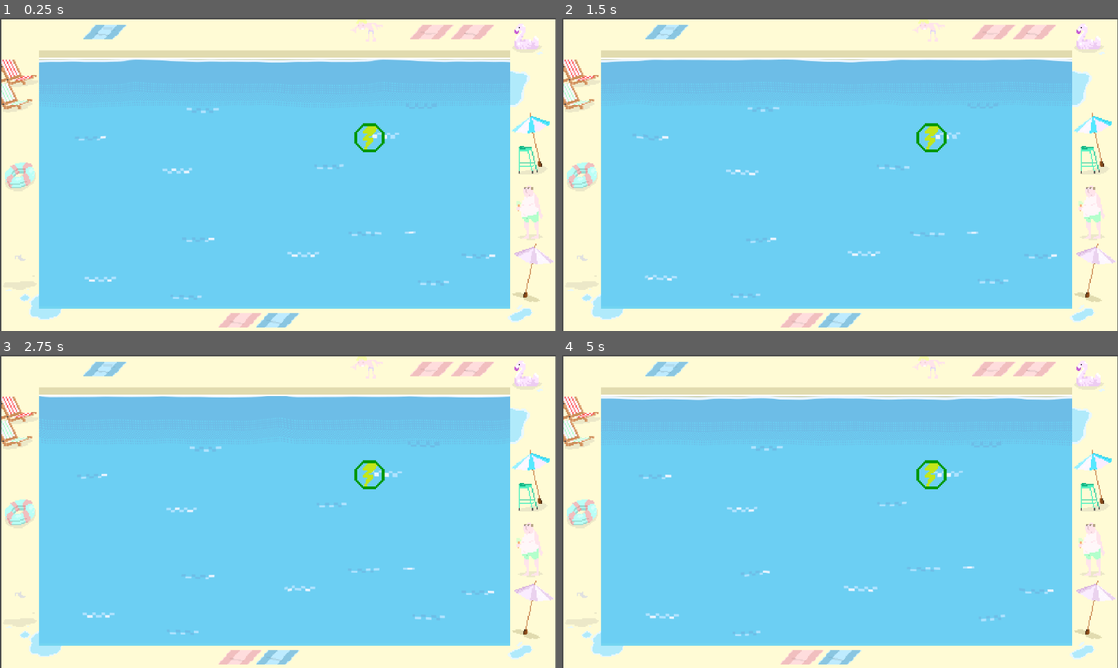
Above: before the commit, frames 1-4 (two rows, left to right).
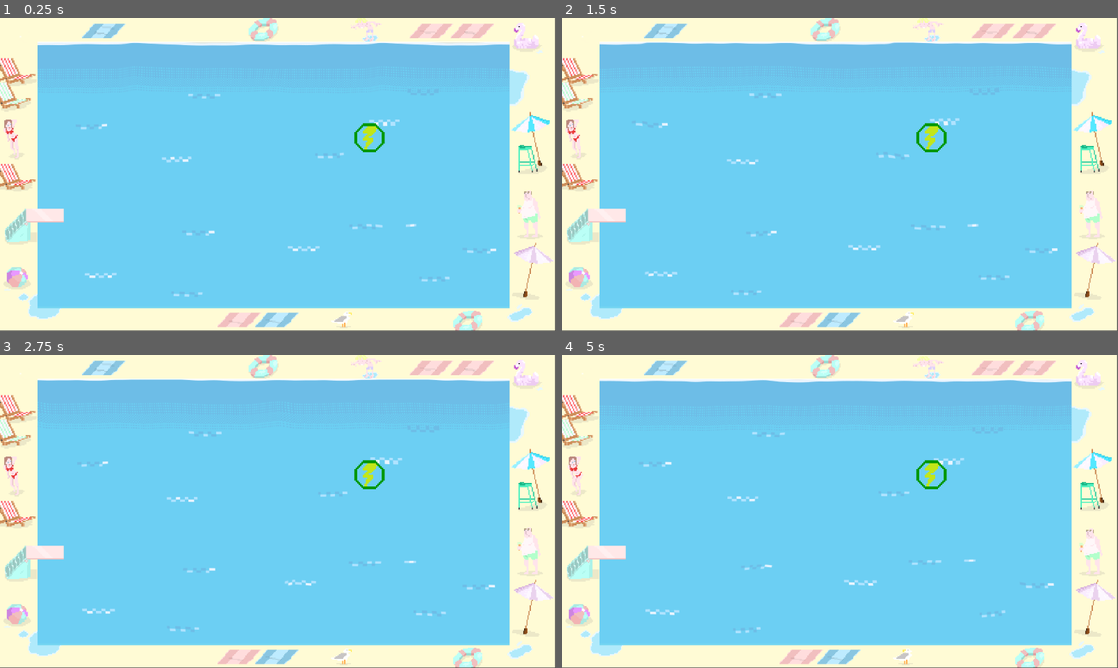
Above: after the commit, the same moments.

Repository: Woktopus/bubble
Game: Godot game, scene res://scenes/main/main.tscn
Same seed, same stepped clock (60 frames per second), same inputs: the game is played once before the commit and once after it.
Inputs:
- Up to frame 1 (0.25 s): no input
- Up to frame 2 (1.5 s): hold E (player_fire_right) 0.53-1.28 s; hold S (player_down) from 1.28 s (still down)
- Up to frame 3 (2.75 s): release S (player_down) at 2.03 s; hold E (player_fire_right) from 2.03 s (still down)
- Up to frame 4 (5 s): release E (player_fire_right) at 2.78 s; hold Z (player_up) 2.78-3.53 s; hold A (player_fire_left) from 3.53 s (still down)

The runs differ from the first frame. In frame 1, 11% of the frame differs, in the area x 0-100%, y 0-100%; in frame 2, 11%; in frame 3, 11%; in frame 4, 11%.

Commit message:
bikini style

Diff:
--- a/scenes/main/main.gd
+++ b/scenes/main/main.gd
@@ -32,6 +32,7 @@
 func _process(delta: float) -> void:
 	# check player health
 	var id_winner = check_players_state()
+	id_winner =-1 #todelete
 	if id_winner != -1 && isResetNotTimerLaunched:
 		var id_display_winner = id_winner+1
 		var txt_winner = "Joueur "+str(id_display_winner)+" a gagné !! Reset dans 10 secondes"
--- a/scenes/main/main.tscn
+++ b/scenes/main/main.tscn
@@ -1,11 +1,12 @@
-[gd_scene load_steps=14 format=3 uid="uid://bmau1vr8akkpp"]
+[gd_scene load_steps=18 format=3 uid="uid://bmau1vr8akkpp"]
 
 [ext_resource type="Script" path="res://scenes/main/main.gd" id="1_2h74v"]
 [ext_resource type="Texture2D" uid="uid://c6kqboj4yhlom" path="res://scenes/main/Screenshot-2021-12-28-122056.png" id="1_hynuu"]
 [ext_resource type="Shader" path="res://water.gdshader" id="1_tfryt"]
 [ext_resource type="Texture2D" uid="uid://nug850bp4b7x" path="res://assets/stage1/waterstg1.png" id="2_uoinm"]
 [ext_resource type="PackedScene" uid="uid://mjb5wt0n5qkt" path="res://scenes/powerup/powerup.tscn" id="5_7clre"]
-[ext_resource type="Texture2D" uid="uid://de0x0jy83c830" path="res://assets/stage1/decorstg1.png" id="5_gxe4w"]
+[ext_resource type="Texture2D" uid="uid://5s5wfeejfdyq" path="res://assets/stage1/decors2-Sheet.png" id="5_wlp47"]
+[ext_resource type="Texture2D" uid="uid://ohy2bby3mhsx" path="res://assets/stage1/plongeoir.png" id="7_oft4c"]
 
 [sub_resource type="FastNoiseLite" id="FastNoiseLite_drb20"]
 noise_type = 0
@@ -23,6 +24,28 @@
 shader_parameter/speed = 0.141
 shader_parameter/refraction_map = SubResource("NoiseTexture2D_pm2x6")
 
+[sub_resource type="AtlasTexture" id="AtlasTexture_hqffp"]
+atlas = ExtResource("5_wlp47")
+region = Rect2(0, 0, 500, 281)
+
+[sub_resource type="AtlasTexture" id="AtlasTexture_4y8c7"]
+atlas = ExtResource("5_wlp47")
+region = Rect2(500, 0, 500, 281)
+
+[sub_resource type="SpriteFrames" id="SpriteFrames_fye1o"]
+animations = [{
+"frames": [{
+"duration": 1.0,
+"texture": SubResource("AtlasTexture_hqffp")
+}, {
+"duration": 1.0,
+"texture": SubResource("AtlasTexture_4y8c7")
+}],
+"loop": true,
+"name": &"default",
+"speed": 3.0
+}]
+
 [sub_resource type="RectangleShape2D" id="RectangleShape2D_qp0uu"]
 size = Vector2(97, 642.5)
 
@@ -39,20 +62,21 @@
 script = ExtResource("1_2h74v")
 
 [node name="water" type="Sprite2D" parent="."]
-position = Vector2(571.456, 348)
-scale = Vector2(2.36299, 2.36299)
+position = Vector2(572.854, 328)
+scale = Vector2(2.36858, 2.50534)
 texture = ExtResource("2_uoinm")
 
 [node name="shader" type="Sprite2D" parent="."]
 material = SubResource("ShaderMaterial_q0v4e")
-position = Vector2(568, 341.25)
-scale = Vector2(0.972821, 0.670812)
+position = Vector2(568, 324.25)
+scale = Vector2(0.972821, 0.715314)
 texture = ExtResource("1_hynuu")
 
-[node name="pool" type="Sprite2D" parent="."]
-position = Vector2(576.843, 325.5)
-scale = Vector2(2.29537, 2.29537)
-texture = ExtResource("5_gxe4w")
+[node name="AnimatedSprite2D" type="AnimatedSprite2D" parent="."]
+position = Vector2(575.178, 323.75)
+scale = Vector2(2.30071, 2.30071)
+sprite_frames = SubResource("SpriteFrames_fye1o")
+autoplay = "default"
 
 [node name="StaticBody2D" type="StaticBody2D" parent="."]
 
@@ -65,11 +89,11 @@
 shape = SubResource("RectangleShape2D_k141s")
 
 [node name="CollisionShape2D3" type="CollisionShape2D" parent="StaticBody2D"]
-position = Vector2(593, 14)
+position = Vector2(601, -1)
 shape = SubResource("RectangleShape2D_7p4jc")
 
 [node name="CollisionShape2D4" type="CollisionShape2D" parent="StaticBody2D"]
-position = Vector2(1106, 341.5)
+position = Vector2(1105, 328)
 shape = SubResource("RectangleShape2D_twcly")
 
 [node name="Powerup" parent="." instance=ExtResource("5_7clre")]
@@ -86,3 +110,9 @@
 
 [node name="markerp4" type="Marker2D" parent="."]
 position = Vector2(159, 153)
+
+[node name="Plongeoir" type="Sprite2D" parent="."]
+z_index = 99
+position = Vector2(80, 423)
+scale = Vector2(2.3, 2.3)
+texture = ExtResource("7_oft4c")
Renamed: assets/decors2-Sheet.png -> assets/stage1/decors2-Sheet.png
Not shown, changed: assets/stage1/decors2-Sheet.png.import
Renamed: assets/plongeoir.png -> assets/stage1/plongeoir.png
Not shown, changed: assets/stage1/plongeoir.png.import
